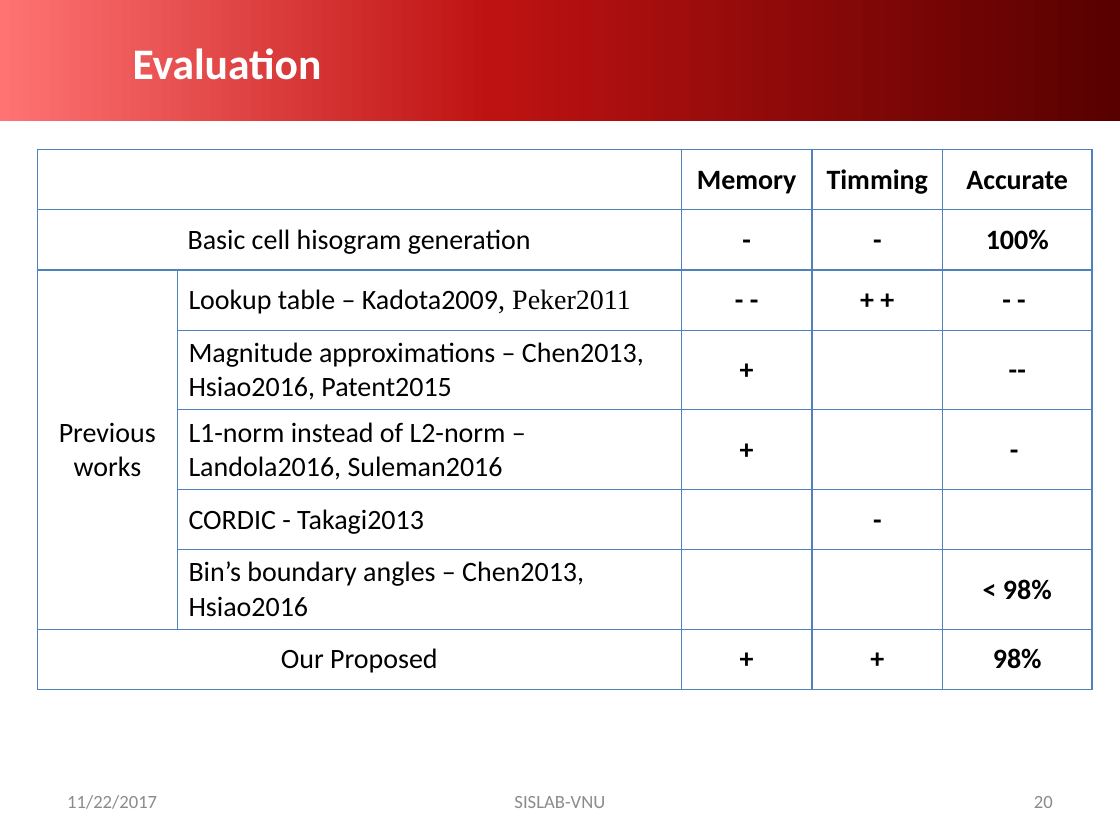
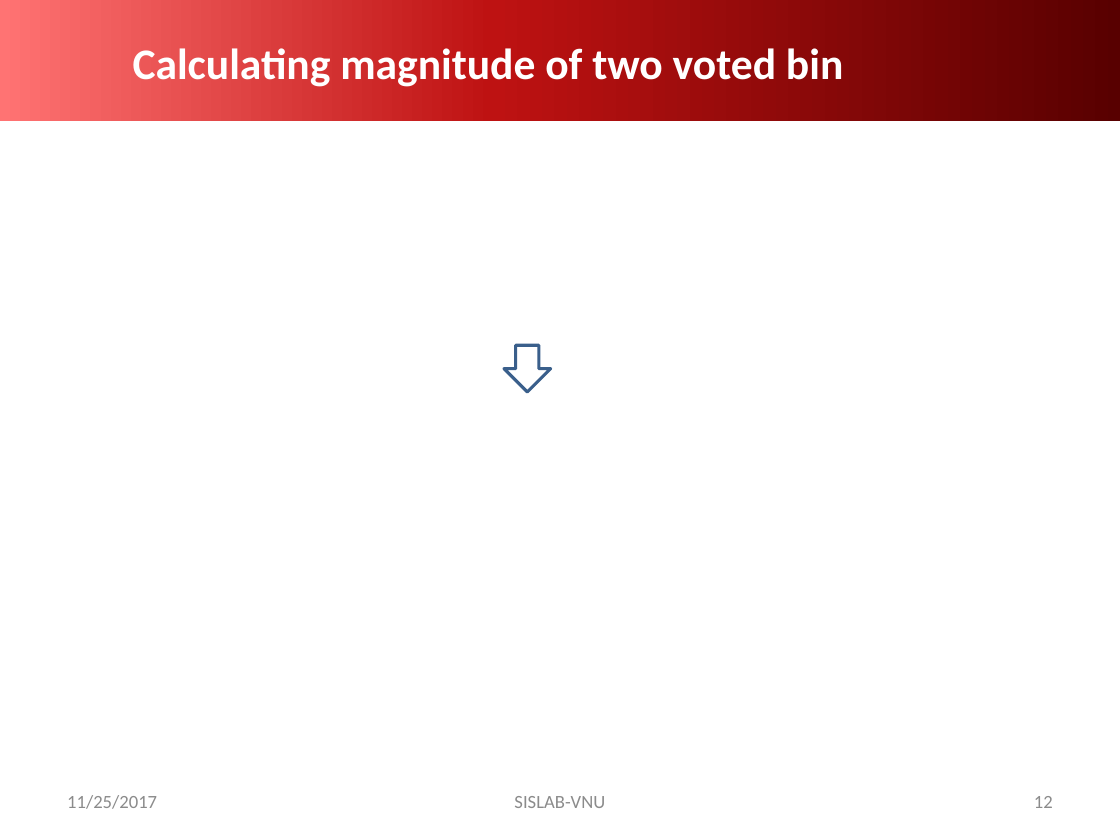
Before and after one commit to Heroh396/heroh396.github.io, a slide deck: slide 12 of imgs/hog.pptx (slide 20 before the commit). Drawn at 1120x840 pixels with LibreOffice and Linux fonts; fonts in the diff are those of the drawing; grey boxes stand for pictures; background and template pictures are left out. Boxes give left, top, right and bottom in pixels: in the first picture for what was removed or moved away, otherwise in the second. Text is boxed around its words. In the diff, an @@ line names an element or a change of style, - is before the commit and + after.

```diff
--- a/imgs/hog.pptx
+++ b/imgs/hog.pptx
@@ title at box(133, 48, 843, 87): text changed @@
-Evaluation
+Calculating magnitude of two voted bin
@@ table removed at box(37, 149, 1092, 685), 8 rows, 5 columns @@
- |  | Memory | Timming | Accurate
-Basic cell hisogram generation |  | - | - | 100%
-Previous works | Lookup table – Kadota2009, Peker2011 | - - | + + | - -
- | Magnitude approximations – Chen2013, Hsiao2016, Patent2015 | + |  | --
- | L1-norm instead of L2-norm – Landola2016, Suleman2016 | + |  | -
- | CORDIC - Takagi2013 |  | - | 
- | Bin’s boundary angles – Chen2013, Hsiao2016 |  |  | < 98%
-Our Proposed |  | + | + | 98%
@@ down arrow added at box(504, 345, 551, 392), fill #FFFFFF, outline #3A5F8C 2 pt @@
@@ text at box(67, 795, 157, 809): text changed @@
-11/22/2017
+11/25/2017
@@ page number at box(1034, 796, 1053, 808): text changed @@
-20
+12
```
Also in this commit, not shown: 12 other slides changed, 11 slides added, 15 slides removed.
